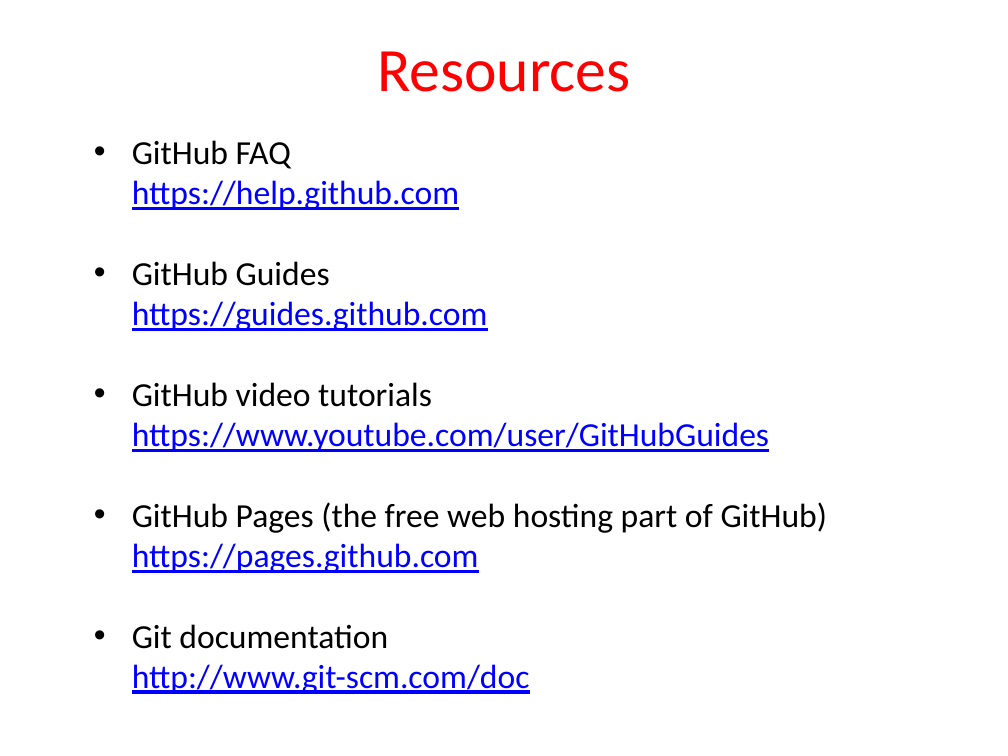
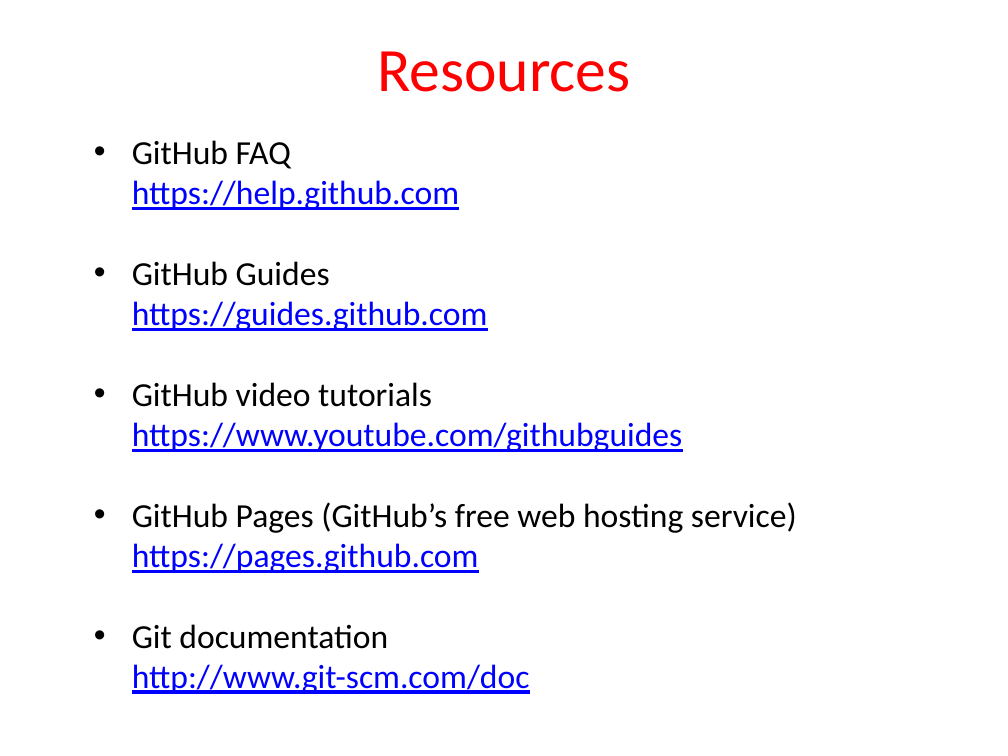
Before and after one commit to nghamedic/github-workshop, a slide deck: slide 22 of Using GitHub to Manage Your Scholarly Work.pptx. Drawn at 1008x756 pixels with LibreOffice and Linux fonts; fonts in the diff are those of the drawing. Boxes give left, top, right and bottom in pixels: in the first picture for what was removed or moved away, otherwise in the second. Text is boxed around its words. In the diff, an @@ line names an element or a change of style, - is before the commit and + after.

Commit message:
update slides

```diff
--- a/Using GitHub to Manage Your Scholarly Work.pptx
+++ b/Using GitHub to Manage Your Scholarly Work.pptx
@@ text at (132,382,797,573): text changed; text colour #0000FF to #000000 @@
-• GitHub video tutorials
-  https://www.youtube.com/user/GitHubGuides
-• GitHub Pages (the free web hosting part of GitHub)
-  https://pages.github.com
+• GitHub video tutorials
+  https://www.youtube.com/githubguides
+• GitHub Pages (GitHub’s free web hosting service)
+  https://pages.github.com
```
